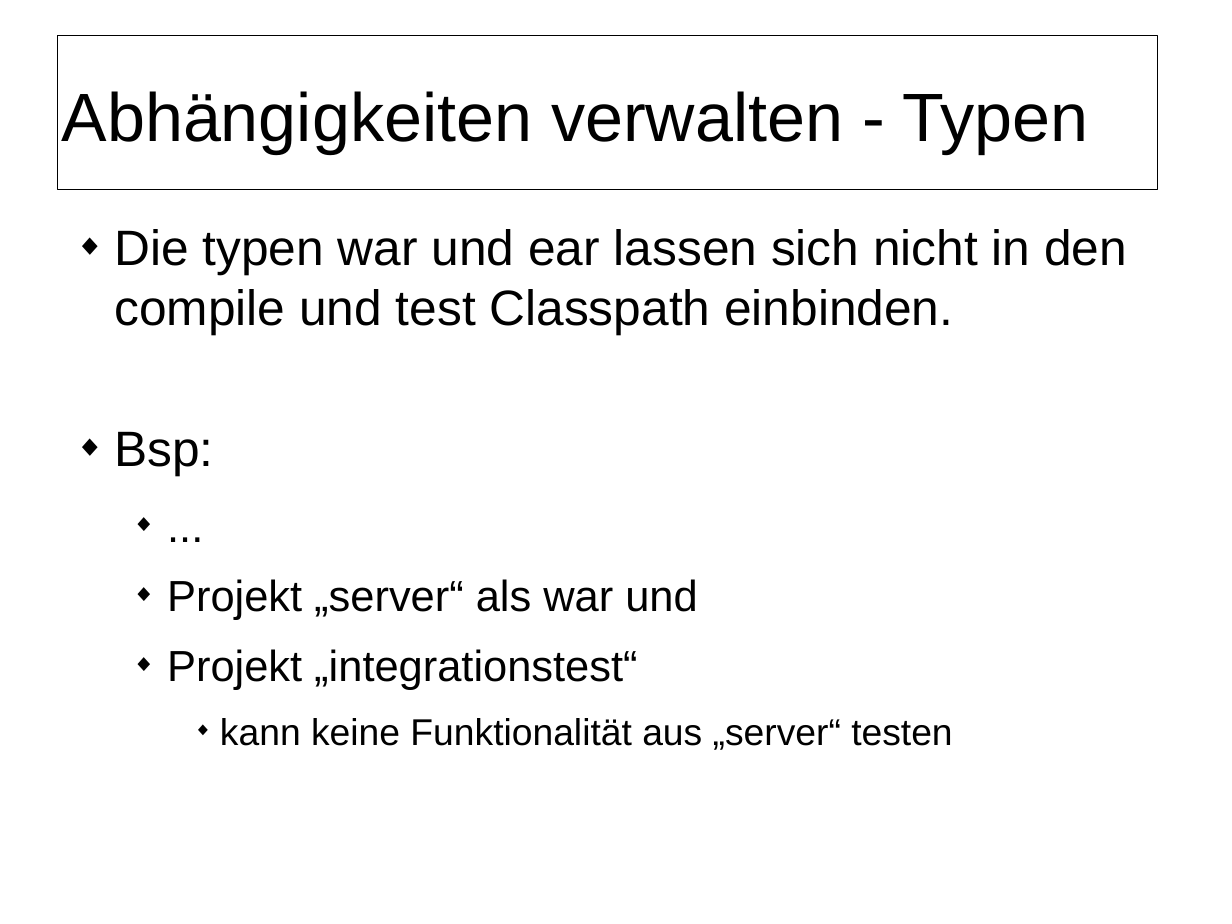
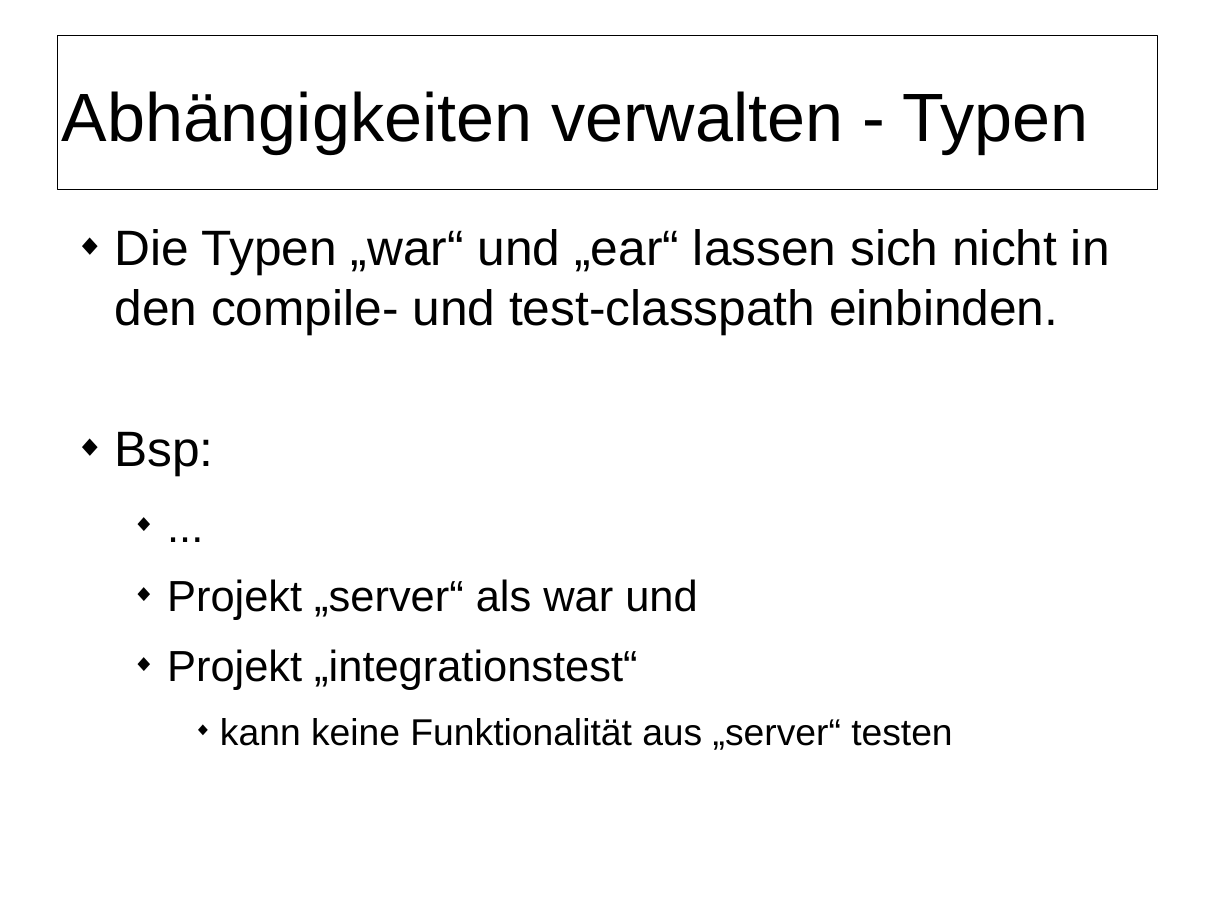
Before and after one commit to herrwieger/experttrainingbuildsystems, a slide deck: slide 10 of praesentationen/maven2.odp (slide 11 before the commit). Drawn at 1232x924 pixels with LibreOffice and Linux fonts; fonts in the diff are those of the drawing; background and template pictures are left out. Boxes give left, top, right and bottom in pixels: in the first picture for what was removed or moved away, otherwise in the second. Text is boxed around its words. In the diff, an @@ line names an element or a change of style, - is before the commit and + after.

```diff
--- a/praesentationen/maven2.odp
+++ b/praesentationen/maven2.odp
@@ text at [114,229,1110,335]: text changed @@
-◆ Die typen war und ear lassen sich nicht in den compile und test Classpath einbinden.
+◆ Die Typen „war“ und „ear“ lassen sich nicht in den compile- und test-classpath einbinden.
```
Also in this commit, not shown: 10 other slides changed, 1 slide added, 1 slide removed.
